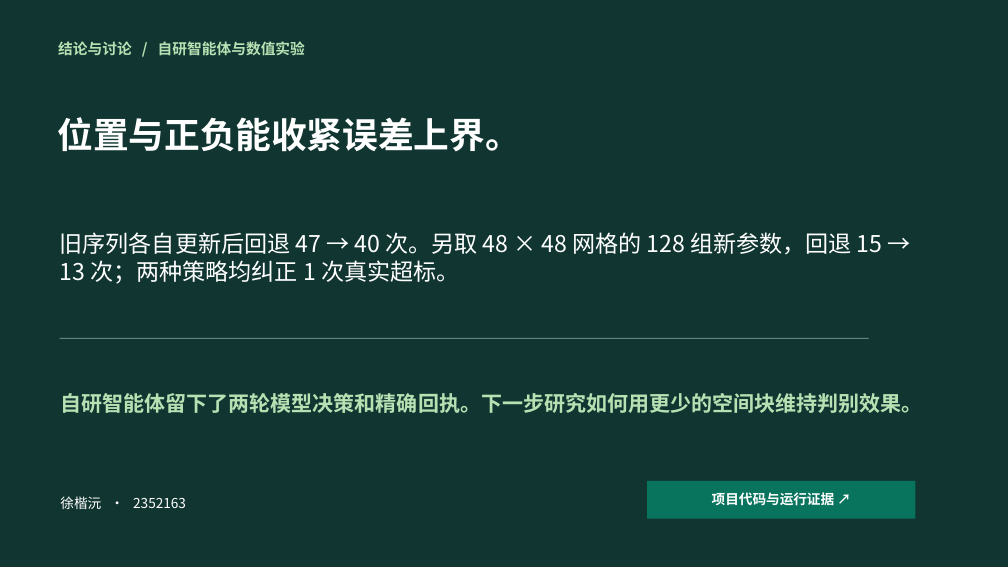
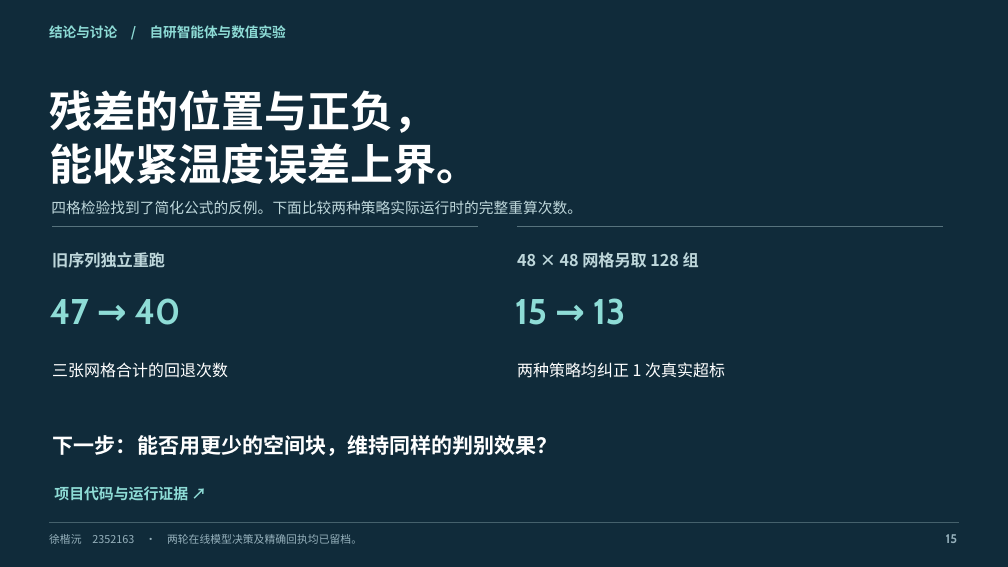
Before and after one commit to orgyuanbao/MoonshineThermalLab, a slide deck: slide 15 of MoonshineThermalLab/classroom/Moonshine热仿真课堂汇报.pptx. Drawn at 1008x567 pixels with LibreOffice and Linux fonts; fonts in the diff are those of the drawing. Boxes give left, top, right and bottom in pixels: in the first picture for what was removed or moved away, otherwise in the second. Text is boxed around its words. In the diff, an @@ line names an element or a change of style, - is before the commit and + after.

```diff
--- a/MoonshineThermalLab/classroom/Moonshine热仿真课堂汇报.pptx
+++ b/MoonshineThermalLab/classroom/Moonshine热仿真课堂汇报.pptx
@@ background #113632 to #102B3A @@
@@ text "结论与讨论 / 自研智能体与数值实验": place and size @@
-text "结论与讨论 / 自研智能体与数值实验" at [58, 41, 305, 56]
+text "结论与讨论 / 自研智能体与数值实验" at [49, 25, 286, 38]
@@ text "结论与讨论 / 自研智能体与数值实验" at [49, 25, 286, 38]: size 14 to 13 pt, text colour #B8E1B3 to #8EDCD6; line spacing 1 to 1.04 @@
@@ text at [49, 90, 479, 184]: text changed; size 34 to 41 pt @@
-位置与正负能收紧误差上界。
+残差的位置与正负，
+能收紧温度误差上界。
@@ text added at [51, 200, 582, 214], 14 pt, text #BED7DB @@
+四格检验找到了简化公式的反例。下面比较两种策略实际运行时的完整重算次数。
@@ line added from (52, 227) to (478, 227), #57737D 0.8 pt @@
@@ text removed at [60, 232, 883, 284] @@
-旧序列各自更新后回退 47 → 40 次。另取 48 × 48 网格的 128 组新参数，回退 15 → 13 次；两种策略均纠正 1 次真实超标。
@@ line added from (517, 227) to (943, 227), #57737D 0.8 pt @@
@@ text added at [52, 252, 165, 268], 15.4 pt, text #BED7DB, bold @@
+旧序列独立重跑
@@ text added at [517, 252, 699, 268], 15.4 pt, text #BED7DB, bold @@
+48 × 48 网格另取 128 组
@@ text added at [50, 298, 181, 325], 34 pt, text #8EDCD6, bold @@
+47 → 40
@@ text added at [515, 298, 625, 325], 34 pt, text #8EDCD6, bold @@
+15 → 13
@@ rectangle removed at [60, 338, 869, 339] @@
@@ text added at [52, 362, 228, 378], 15.2 pt, text #FFFFFF @@
+三张网格合计的回退次数
@@ text added at [517, 362, 725, 378], 15.2 pt, text #FFFFFF @@
+两种策略均纠正 1 次真实超标
@@ text at [53, 435, 558, 456]: text changed; text colour #B8E1B3 to #FFFFFF @@
-自研智能体留下了两轮模型决策和精确回执。下一步研究如何用更少的空间块维持判别效果。
+下一步：能否用更少的空间块，维持同样的判别效果？
@@ text "项目代码与运行证据 ↗": place and size @@
-text "项目代码与运行证据 ↗" at [712, 492, 835, 506]
+text "项目代码与运行证据 ↗" at [54, 486, 188, 501]
@@ text "项目代码与运行证据 ↗" at [54, 486, 188, 501]: size 13 to 14.2 pt, text colour #FFFFFF to #8EDCD6; alignment centre to left; line spacing 1 to 1.04 @@
@@ text removed at [60, 496, 186, 509] @@
-徐楷沅 · 2352163
@@ rectangle removed at [647, 481, 916, 519] @@
@@ line added from (49, 523) to (959, 523), #45616C 0.65 pt @@
@@ text added at [49, 534, 362, 544], 10.3 pt, text #96B1BC @@
+徐楷沅 2352163 · 两轮在线模型决策及精确回执均已留档。
@@ text added at [946, 534, 957, 543], 12 pt, text #96B1BC, bold @@
+15
```
Also in this commit, not shown: 17 other slides changed, 11 other files.
